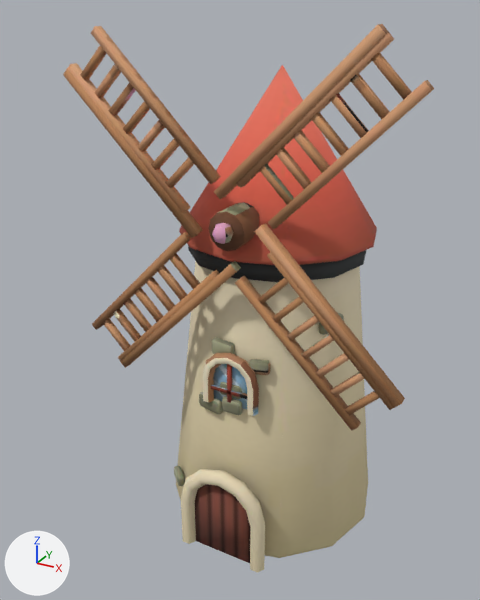
The glTF model assets/props/_exp/models/mill_1/mill_1_mid.glb, before and after one commit.
Camera for both pictures: a 50 mm lens placed at (1.0, -2.11, 1.91), pointed at (-0.1, -0.1, 0.91). Lighting does not change. The marker at lower left points along +X, +Y and +Z. The picture after the commit comes second. Vertices at exactly the same position are counted once.

Names of what the first picture shows: 'mill_1', 'sails'.
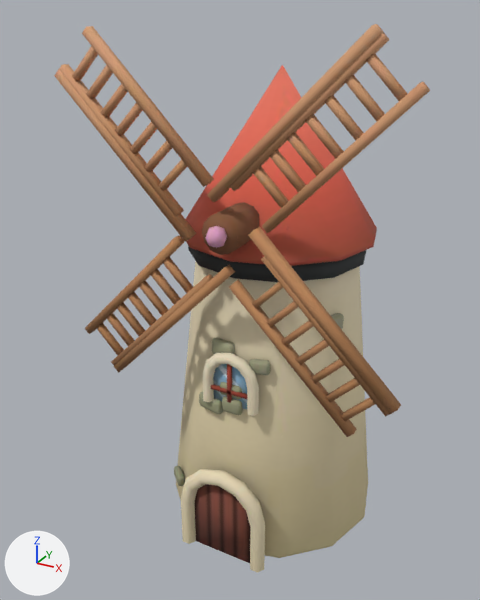
Location of each change, (x1, y1, x2, y2) in pixels of the pictures (480 x 600 px; the box of a moved part takes in the faces that stretch with it):
'mill_1', reshaped, surface changed: (174, 65, 377, 573) in both
'sails', surface changed, moved: before (63, 24, 434, 431); after (54, 24, 430, 437)
part 1 of me_cone, moved or reshaped: before (208, 202, 259, 251); after (202, 202, 259, 255)
part 2 of me_cone, surface changed: (174, 202, 344, 476) in both
part 3 of me_cone_002, surface changed: before (63, 24, 434, 427); after (54, 24, 430, 434)

The change, as a list of edits to the scene's bpy script:
```text
Change me_cone:
    where me_cone.from_pydata(...)  # 877 vertices, 1658 faces; spans x -0.42..0.42, y -0.46..0.42, z 0.0..1.74
    used by ob_mill_1; location = (0.0, 0.0, 0.0)
    me_cone part 1: all 12 vertices in x -0.06..0.06, y -0.38, z 1.2..1.34 are moved by (0.0, -0.04, 0.0)
    me_cone part 2: texture (UV) coordinates of 1060 of 1658 faces, centred in x -0.4..0.31, y -0.45..0.3, z 0.14..1.33, changed; they spanned u 0.09..0.99, v 0.1..0.99 and now span u 0.05..0.99, v 0.05..0.99
Change me_cone_002:
    where me_cone_002.from_pydata(...)  # 346 vertices, 528 faces; spans x -0.605..0.605, y -0.065..0.018, z -0.605..0.605
    used by ob_sails; location = (0.0, -0.37, 1.27)
    me_cone_002 part 3: 406 kept faces spanning x -0.605..0.605, y -0.055..0.018, z -0.59..0.605 get new texture (UV) coordinates
Change ob_sails:
    ob_sails.location: (0.0, -0.37, 1.27) -> (0.0, -0.41, 1.27)
```
